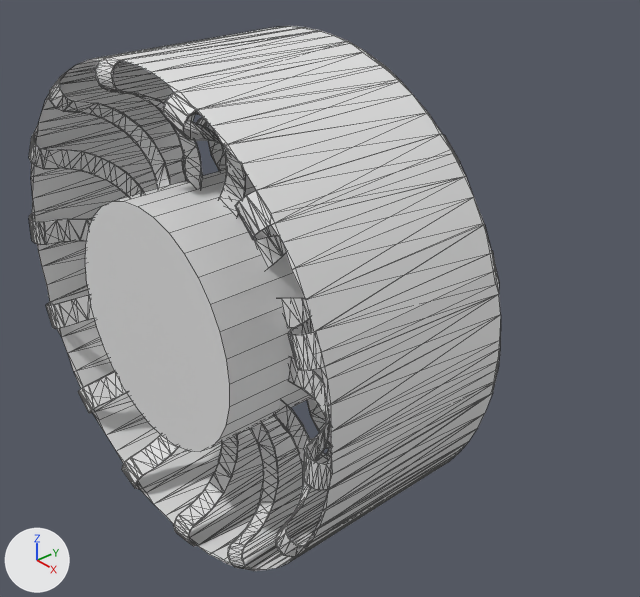
What one commit did to the Blender file models/rover_amalia_leg/meshes/wheel.blend.
Camera for both pictures: a camera (50 mm lens) standing at (0.234, -0.168, 0.152) and looking at (-0.005, 0.043, -0.019). Lighting does not change. The marker at lower left points along +X, +Y and +Z. Mesh edges are drawn as thin lines.

The older version as bpy lines, for what is in view:
```python
me_wheel = bpy.data.meshes.new('Wheel')
me_wheel.from_pydata(...)  # 1786 vertices, 3413 faces; spans x -0.09..0.09, y -0.04..0.04, z -0.09..0.09
ob_wheel = bpy.data.objects.new('Wheel', me_wheel)
ob_wheel.location = (0.0, 0.0, 0.0)
```
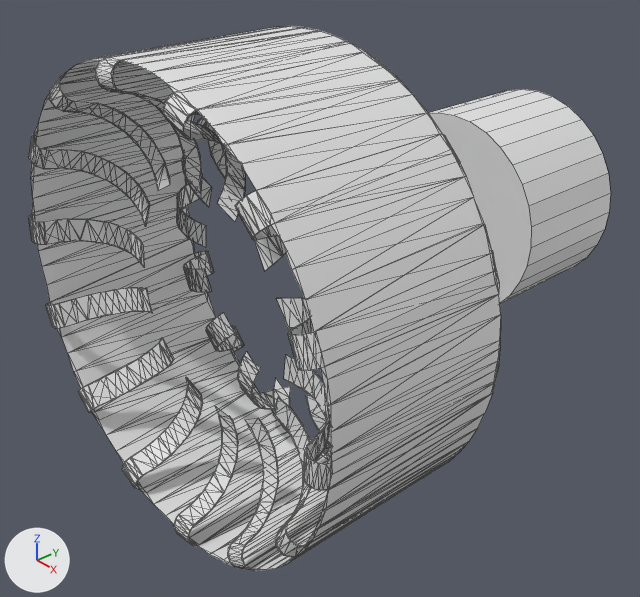
What differs and where, as boxes (x1, y1, x2, y2) in the pictures (640 x 597 px):
'Wheel.001', added
    after: (429, 89, 611, 304)
part 1 of me_wheel, deleted
    before: (85, 170, 323, 452)

Diff of the bpy script that builds the scene:
```diff
--- a/models/rover_amalia_leg/meshes/wheel.blend.py
+++ b/models/rover_amalia_leg/meshes/wheel.blend.py
@@ me_wheel @@
 me_wheel.from_pydata(...)  # 1786 vertices, 3413 faces; spans x -0.09..0.09, y -0.04..0.04, z -0.09..0.09
 # used by ob_wheel; location = (0.0, 0.0, 0.0)
+# me_wheel part 1: the loose piece of 64 vertices spanning x -0.045..0.045, y -0.038..0.019, z -0.045..0.045 is deleted
@@ me_wheel_001 @@
+me_wheel_001.from_pydata(...)  # a 32-sided cylinder along y spanning x -0.0449..0.045, y 0.1125..0.1692, z -0.0451..0.0448
@@ ob_wheel_001 @@
+ob_wheel_001 = bpy.data.objects.new('Wheel.001', me_wheel_001)
+ob_wheel_001.location = (0.0, 0.0, 0.0)
```
